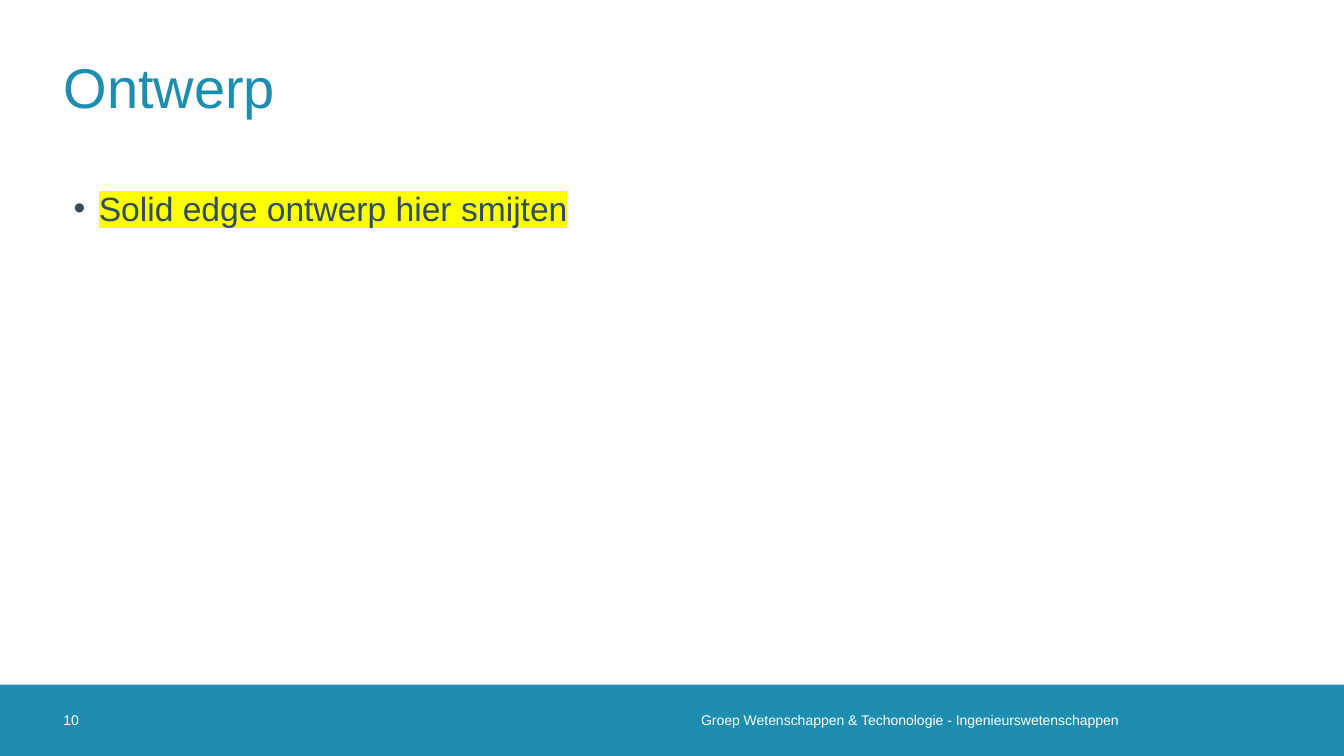
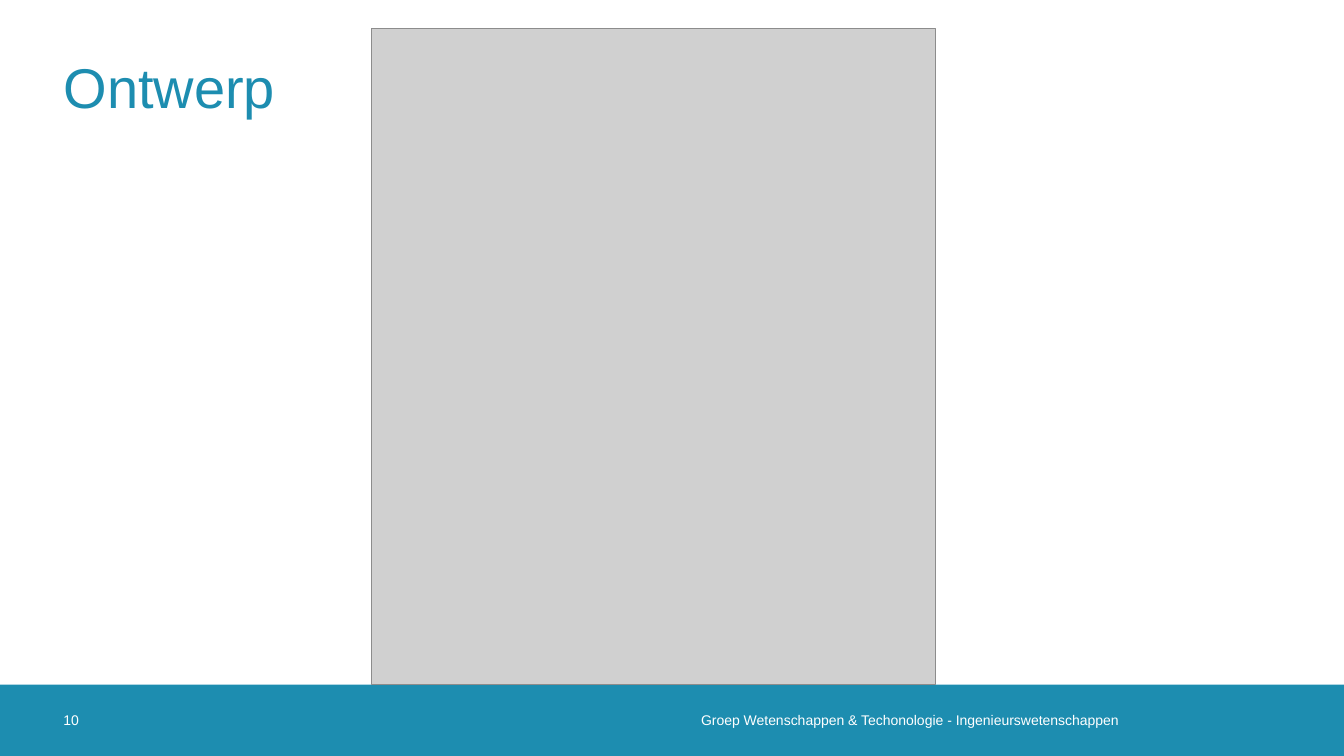
Before and after one commit to 2023-2022-KULAK-IW/2022_2023_Probleemoplossen_en_Ontwerpen_2, a slide deck: slide 10 of Tussentijdse Presentatie .pptx. Drawn at 1344x756 pixels with LibreOffice and Linux fonts; fonts in the diff are those of the drawing; grey boxes stand for pictures; background and template pictures are left out. Boxes give left, top, right and bottom in pixels: in the first picture for what was removed or moved away, otherwise in the second. Text is boxed around its words. In the diff, an @@ line names an element or a change of style, - is before the commit and + after.

```diff
--- a/Tussentijdse Presentatie .pptx
+++ b/Tussentijdse Presentatie .pptx
@@ picture added at (371, 29, 936, 685) @@
@@ text removed at (99, 196, 567, 228) @@
-• Solid edge ontwerp hier smijten
```
Also in this commit, not shown: 7 other slides changed, 2 slides removed, 4 other files.
